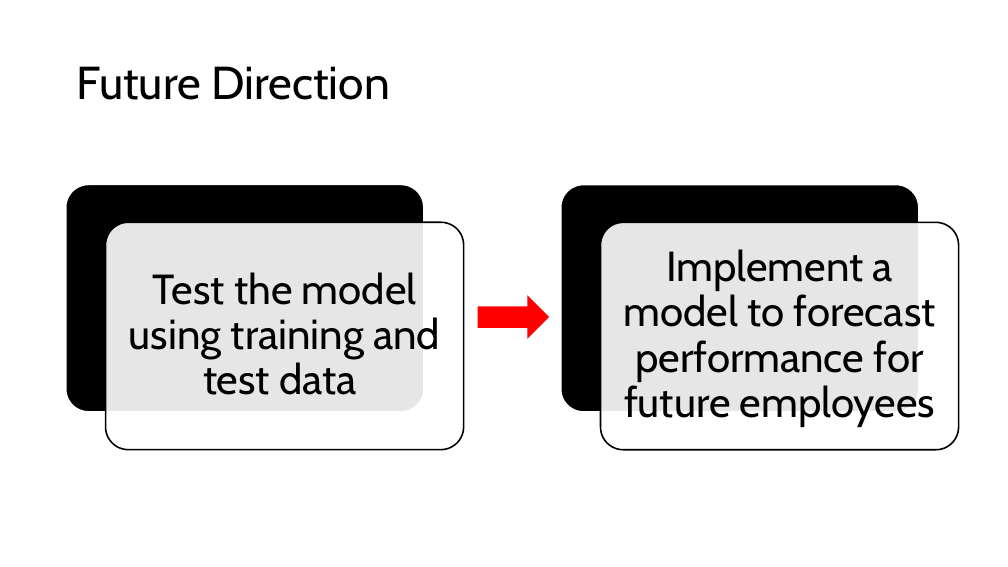
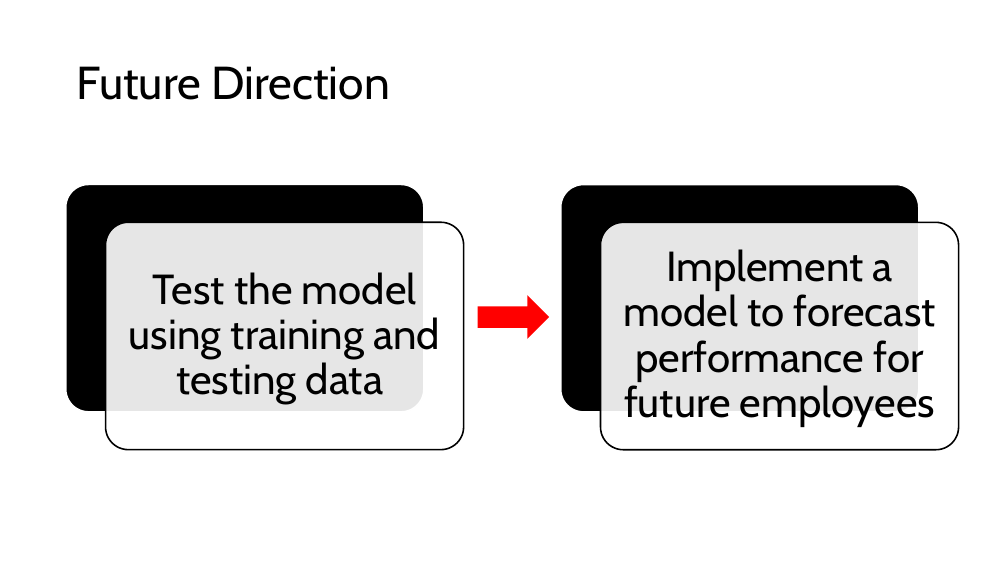
Before and after one commit to alexminsung/EDA-Practice, a slide deck: slide 28 of 2025-09-13/Identifying Patterns of Employee Performance.pptx. Drawn at 1008x567 pixels with LibreOffice and Linux fonts; fonts in the diff are those of the drawing. Boxes give left, top, right and bottom in pixels: in the first picture for what was removed or moved away, otherwise in the second. Text is boxed around its words. In the diff, an @@ line names an element or a change of style, - is before the commit and + after.

```diff
--- a/2025-09-13/Identifying Patterns of Employee Performance.pptx
+++ b/2025-09-13/Identifying Patterns of Employee Performance.pptx
@@ text at (129, 272, 440, 404): text changed @@
-Test the model using training and test data
+Test the model using training and testing data
```
Also in this commit, not shown: 1 other slide changed, 1 slide added, 1 slide removed, 1 other file.
